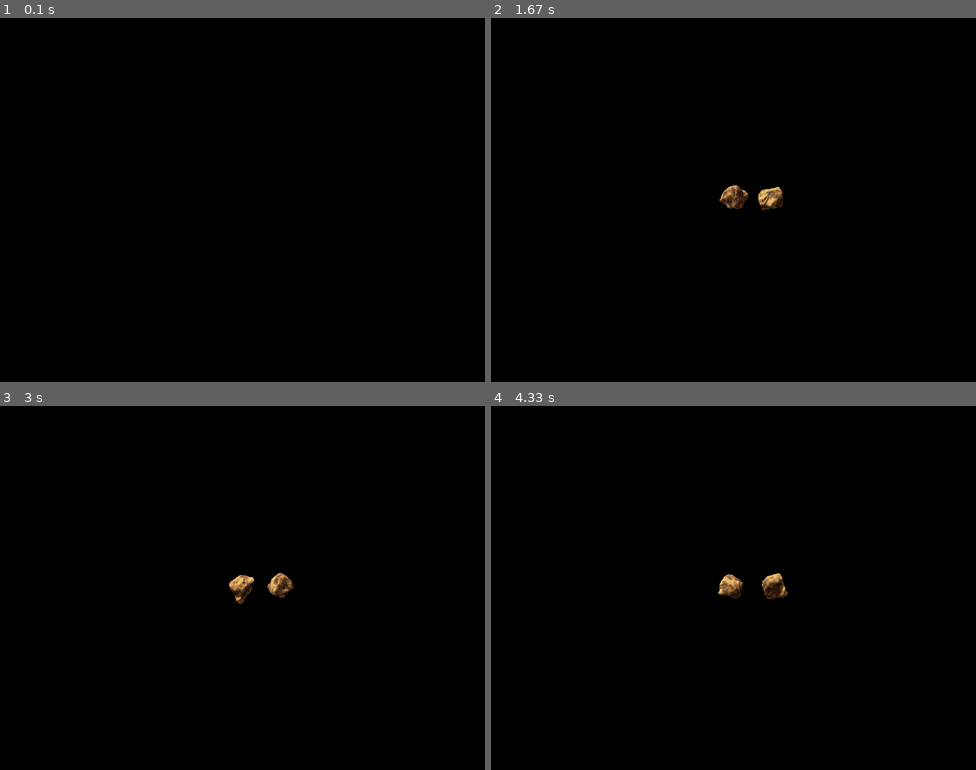
Above: before the commit, frames 1-4 (two rows, left to right).
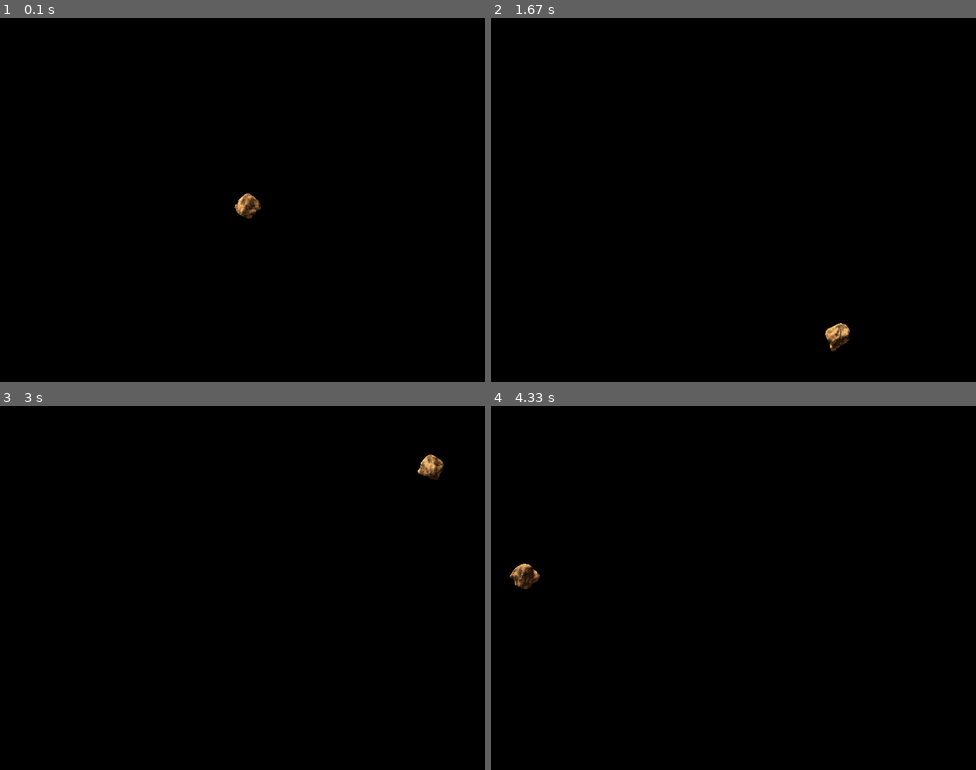
Above: after the commit, the same moments.

Repository: straylight77/arcade
Game: pygame game, started from sprite_test_2.py
Two runs of this game, one before a commit and one after it. Both use one fixed random seed, a clock stepped at 60 frames per second and the inputs below. The source is Python 2; it was converted automatically to run under Python 3.
Inputs:
- Up to frame 1 (0.1 s): no input
- Up to frame 2 (1.67 s): tap Space at 0.33 s; tap Enter at 0.67 s
- Up to frame 3 (3 s): no input
- Up to frame 4 (4.33 s): no input

The runs differ from the first frame. In frame 1, 0.2% of the frame differs, in the area x 48-54%, y 48-56%; in frame 2, 0.8%, in the area x 47-74%, y 46-92%; in frame 3, 0.7%; in frame 4, 0.8%.

Commit message:
Starting to implement Asteroids again.

Diff:
--- a/sprite_test_2.py
+++ b/sprite_test_2.py
@@ -34,6 +34,8 @@
 
     def load_asteroid_sprites(self):
         self.sheet1 = pygame.image.load('assets/asteroid2.png')
+        #self.sprites['asteroid'] = self._extract_sprites(self.sheet1, 64, 6, 5)
+
         images = []
         s = 64
         for y in range(0,6):
@@ -53,6 +55,15 @@
                 images.append(img)
         self.sprites['explosion'] = images
 
+    def _extract_sprites(sheet, size, rows, columns):
+        images = []
+        for y in range(0, rows):
+            for x in range (0, columns):
+                rect = (x*size, y*size, size, size)
+                img = self.sheet2.subsurface(rect)
+                images.append(img)
+
+
     def get_sprites(self, name):
         return self.sprites[name]
 
@@ -96,15 +107,32 @@
 #---- class: Asteroid ----------------------------------------------------
 class Asteroid(AnimatedSprite):
 
-    def __init__(self, pos = [0,0], index = 0):
+    def __init__(self, pos=[0,0], vel=[0,0]):
         AnimatedSprite.__init__(self)
         self.pos = pos
-        self.index = index
-        self.vel = [0, 0]
+        self.vel = vel
+        self.index = 0
 
     def update(self):
         AnimatedSprite.update(self)
+        self.pos[0] += self.vel[0]
+        self.pos[1] += self.vel[1]
+        print self.pos, self.vel
+        self.check_boundry()
         self.rect.center = self.pos
+
+    def check_boundry(self):
+        if self.pos[0] > MAX_X:
+            self.pos[0] = 0
+        if self.pos[0] < 0:
+            self.pos[0] = MAX_X
+
+        if self.pos[1] > MAX_Y:
+            self.pos[1] = 0
+        if self.pos[1] < 0:
+            self.pos[1] = MAX_Y
+
+
 
 
 #---- class: Explosion ---------------------------------------------------
@@ -122,40 +150,46 @@
 
     max_x = 0
     max_y = 0
-    gameover = False
     display = None
     clock = None
+    gameover = False
+    level = 1
+    score = 0
+    lives = 2
 
     def __init__(self, display, clock):
         self.display = display
         self.clock = clock
-
-        self.sheet = Spritesheet()
-        Asteroid.set_frames( self.sheet.sprites['asteroid'] )
-        Explosion.set_frames( self.sheet.get_sprites('explosion') )
-
-        self.grp = pygame.sprite.RenderPlain()
+        self.max_x = self.display.get_width()
+        self.max_y = self.display.get_height()
+
+        self.asteroids = pygame.sprite.RenderPlain()
         self.create_level()
 
     def create_level(self):
-        self.grp.add( Asteroid([MAX_X/2, MAX_Y/2]) )
-        self.grp.add( Asteroid([MAX_X/2+65, MAX_Y/2], 15) )
-        self.grp.add( Explosion([MAX_X/2, MAX_Y/2+65]) )
+        for i in range(0, self.level):
+            pos_x = random.randint(0, self.max_x)
+            a = Asteroid([pos_x, 0], [3,4])
+            self.asteroids.add(a)
 
 
     def main_loop(self):
         while not self.gameover:
             self.handle_events()
             self.update()
+            self.detect_collisions()
             self.draw()
             self.clock.tick(FPS)
 
     def update(self):
-        self.grp.update()
+        self.asteroids.update()
+
+    def detect_collisions(self):
+        pass
 
     def draw(self):
         self.display.fill(BGCOLOR)
-        self.grp.draw(self.display)
+        self.asteroids.draw(self.display)
         pygame.display.update()
 
 
@@ -166,8 +200,10 @@
 
             elif event.type == KEYUP:
                 if event.key == K_ESCAPE:
-                    #terminate()
+                    terminate()
+                elif event.key == K_q:
                     self.gameover = True
+
 
 
 ##### functions ##########################################################
@@ -192,6 +228,13 @@
 
     DISPLAY, CLOCK = init(MAX_X, MAX_Y)
     FONT1 = pygame.font.SysFont('courier', 15)
+
+    sheet = Spritesheet()
+    Asteroid.set_frames( sheet.sprites['asteroid'] )
+    Explosion.set_frames( sheet.get_sprites('explosion') )
+
+    splash_grp = pygame.sprite.RenderPlain()
+    splash_grp.add (Asteroid( [MAX_X/2.0, MAX_Y/2.0], [3.5,4.5] ))
 
     #main game loop
     while True:
@@ -201,12 +244,15 @@
             elif event.type == KEYUP:
                 if event.key == K_ESCAPE:
                     terminate()
-                if event.key == K_SPACE:
+                if event.key == K_n:
                     g = Game(DISPLAY, CLOCK)
                     g.main_loop()
 
+        splash_grp.update()
+
         # draw main screen
         DISPLAY.fill(BGCOLOR)
+        splash_grp.draw(DISPLAY)
         pygame.display.update()
         CLOCK.tick(FPS)
 
